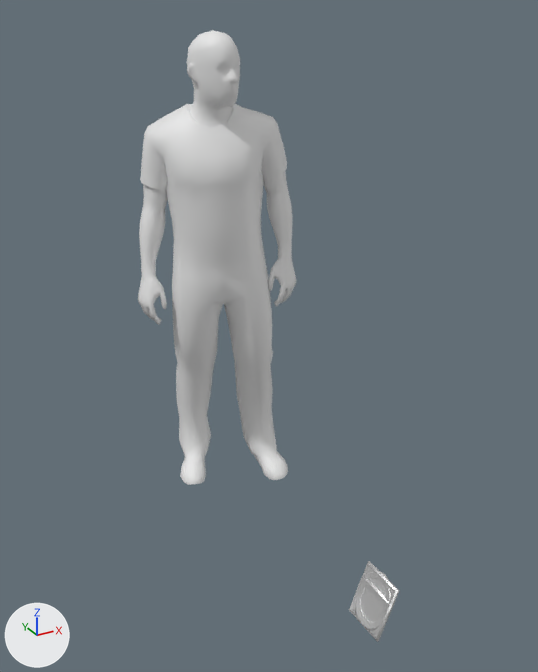
One commit to the Blender file _ART/Blender/LivingRoom/SM_PictureFrames.blend: the scene before it, then after it.
The view is the same before and after, from a 50 mm camera at (-1.23, -1.51, 1.89) aimed at (-0.08, 0.57, 0.84). Lighting does not change. The marker at lower left points along +X, +Y and +Z.

Objects in the first picture: 'HumanRef', 'SM_RoundPictureFrame', 'SM_SmallPictureFrame'.
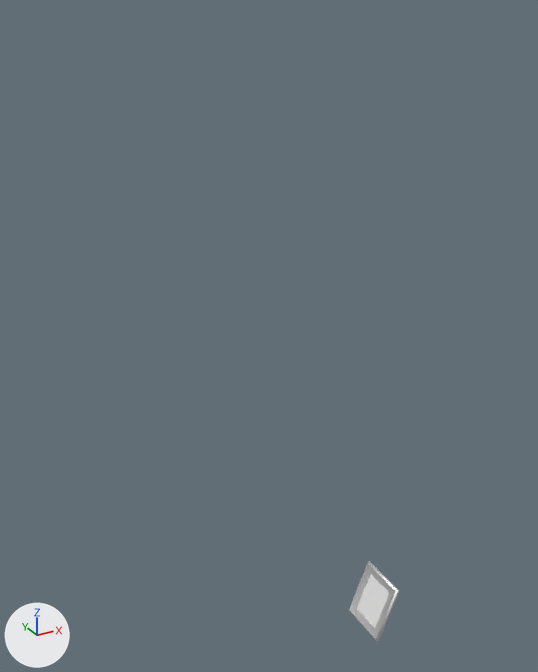
Boxes [x1, y1, x2, y2] around the edits, measured in the pictures (538 x 672 px):
'HumanRef', hidden
    before: [138, 30, 297, 485]
'SM_SmallPictureFrame', hidden
    before: [349, 575, 392, 641]
'SM_RoundPictureFrame', hidden
    before: [355, 571, 391, 630]
part 1 of me_cadrephotopetit_002, recoloured
    before: [360, 587, 384, 622]
'SM_MediumpictureFrame', unchanged, uncovered by the edit
    before: [362, 561, 399, 642]
    after: [349, 561, 399, 642]

Diff of the bpy script that builds the scene:
```diff
--- a/_ART/Blender/LivingRoom/SM_PictureFrames.blend.py
+++ b/_ART/Blender/LivingRoom/SM_PictureFrames.blend.py
@@ mat_frame @@
+mat_frame = principled_material('Frame')
+mat_frame.base_color = (0.8, 0.8, 0.8)  # white #e7e7e7
@@ me_cadrephotopetit_002 @@
 me_cadrephotopetit_002.from_pydata(...)  # 30 vertices, 25 faces; spans x -4.1..7.9, y -8.1..8.1, z -0.2..13.3
 # used by ob_sm_smallpictureframe; location = (0.0, 0.0, 0.0); scale = (0.01, 0.01, 0.01)
+# me_cadrephotopetit_002 part 1: the 1 face centred in x -1.1, y 0.0, z 6.7 switches from mat_lambert1 (white #ffffff) to mat_frame (white #e7e7e7)
 me_cadrephotopetit_002.materials.append(mat_lambert1)
+me_cadrephotopetit_002.materials.append(mat_frame)  # white #e7e7e7
@@ ob_humanref @@
 ob_humanref.scale = (0.00969, 0.00969, 0.00969)
+ob_humanref.hide_set(True)
@@ ob_sm_smallpictureframe @@
 ob_sm_smallpictureframe.scale = (0.01, 0.01, 0.01)
+ob_sm_smallpictureframe.hide_set(True)
@@ ob_sm_roundpictureframe @@
 ob_sm_roundpictureframe.scale = (0.01, 0.01, 0.01)
+ob_sm_roundpictureframe.hide_set(True)
```
